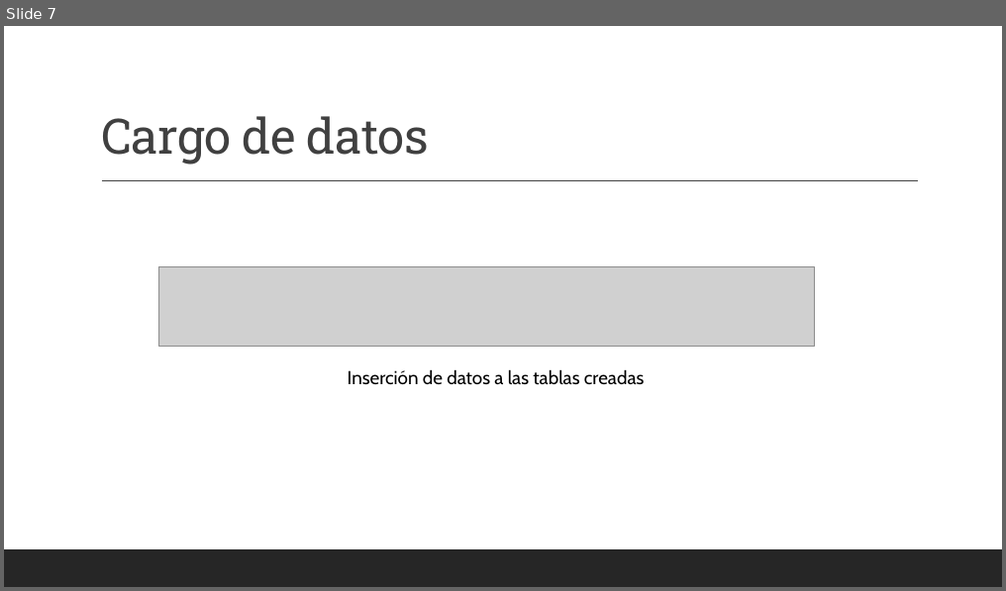
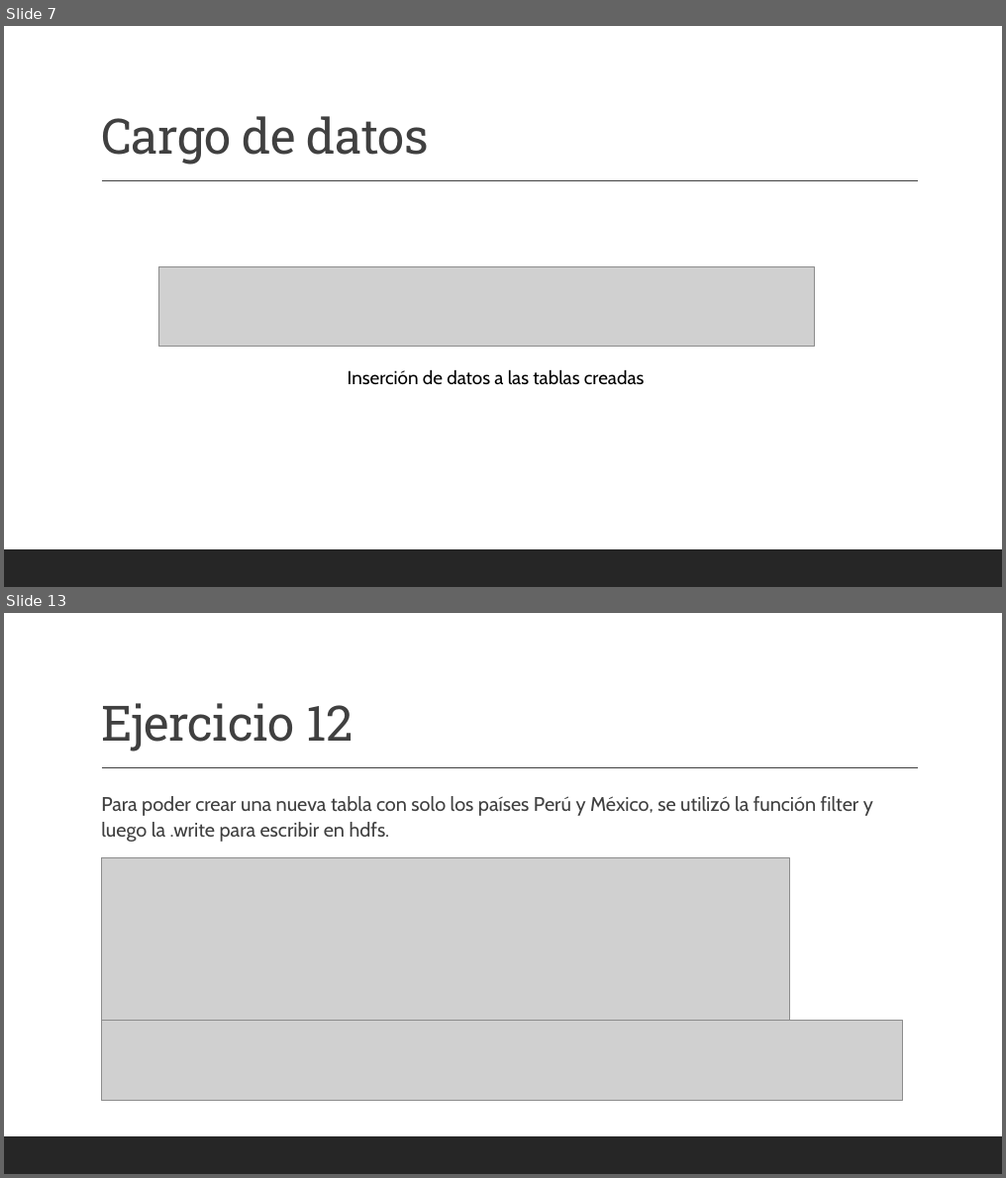
Before and after one commit to Estremadoyro/indra-ejercicio-viajes, a slide deck: Air-Tribu.pptx. Shown one above the other, each under a label of ours: slide 7 before the commit, slides 7 and 13 after it; the slides between them are not shown. The pictures are 1006x591 and 1006x1178 pixels, drawn with LibreOffice and Linux fonts; fonts in the diff are those of the drawing; grey boxes stand for pictures. Boxes give left, top, right and bottom in pixels: in the first picture for what was removed or moved away, otherwise in the second. Text is boxed around its words. In the diff, an @@ line names an element or a change of style, - is before the commit and + after.

Commit message:
hasta ejercicio 14

```diff
--- a/Air-Tribu.pptx
+++ b/Air-Tribu.pptx
@@ slide 13 added at (4,613,1002,1174), background #FFFFFF; not listed: 2 template elements that a slide beside it also shows @@
@@ title added at (101,703,352,752), 47 pt, text #404040 @@
+Ejercicio 12
@@ text added at (101,796,873,842), 19 pt, text #404040 @@
+  Para poder crear una nueva tabla con solo los países Perú y México, se utilizó la función filter y luego la .write para escribir en hdfs.
@@ picture added at (101,859,790,1021) @@
@@ picture added at (101,1021,903,1101) @@
```
Also in this commit, not shown: 1 slide changed, 7 other slides added, 2 other files.
